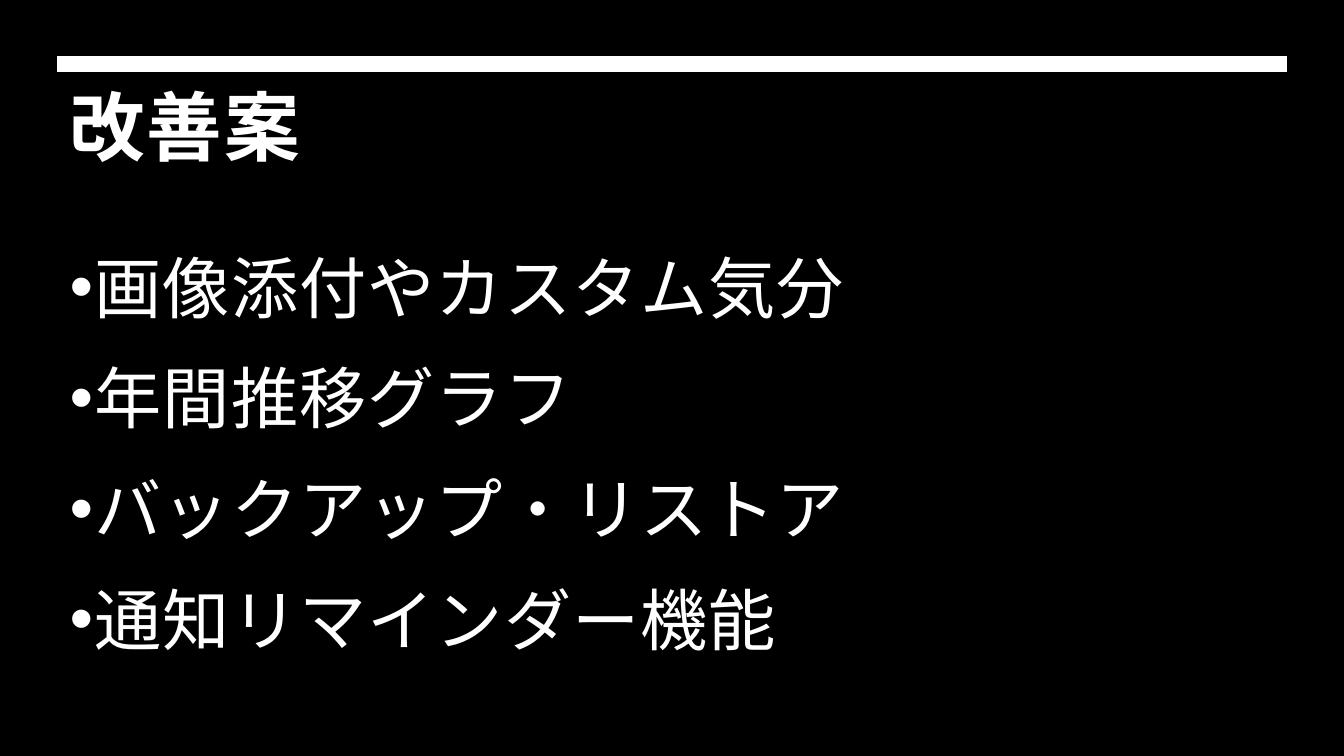
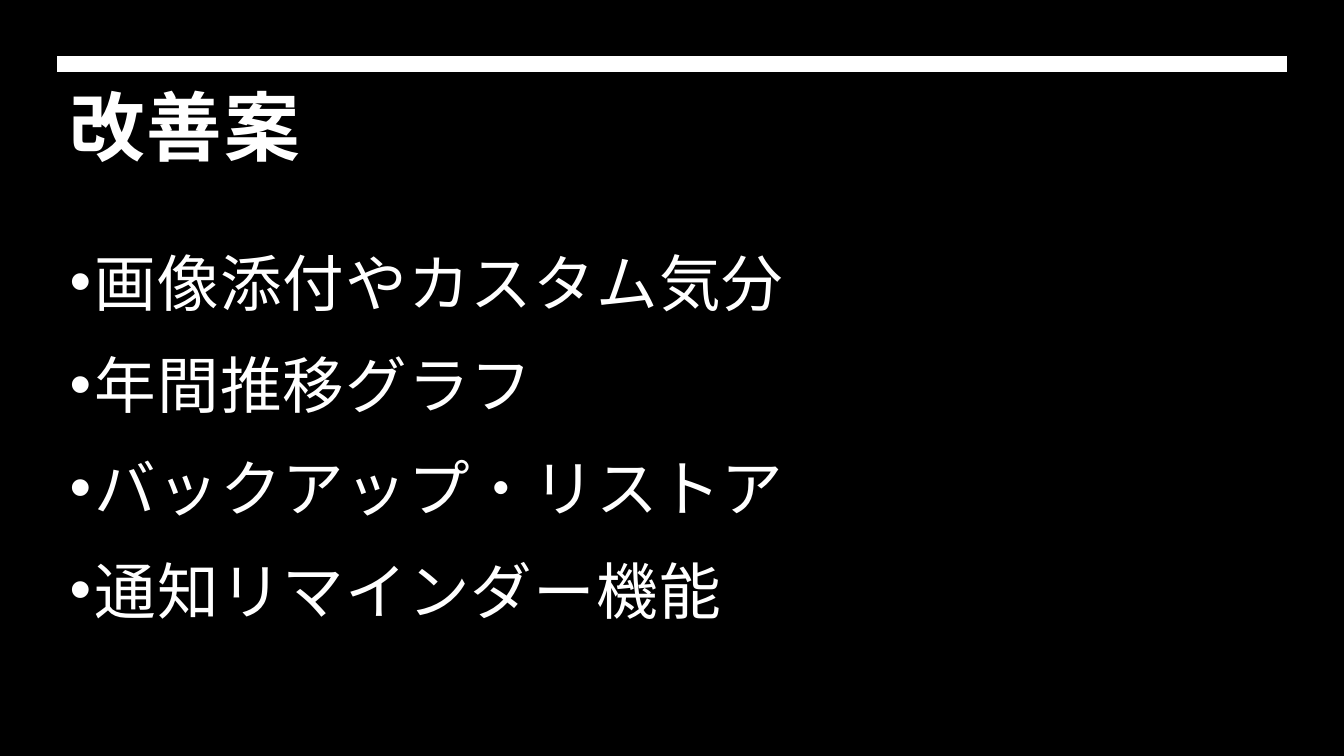
Before and after one commit to Haru62129/flutterapp, a slide deck: slide 8 of Flutter.pptx. Drawn at 1344x756 pixels with LibreOffice and Linux fonts; fonts in the diff are those of the drawing; background and template pictures are left out. Boxes give left, top, right and bottom in pixels: in the first picture for what was removed or moved away, otherwise in the second. Text is boxed around its words. In the diff, an @@ line names an element or a change of style, - is before the commit and + after.

```diff
--- a/Flutter.pptx
+++ b/Flutter.pptx
@@ text "画像添付やカスタム気分" at box(95, 254, 784, 619): size 48 to 44 pt @@
```
Also in this commit, not shown: 4 other slides changed, 1 slide added, 1 slide removed.
